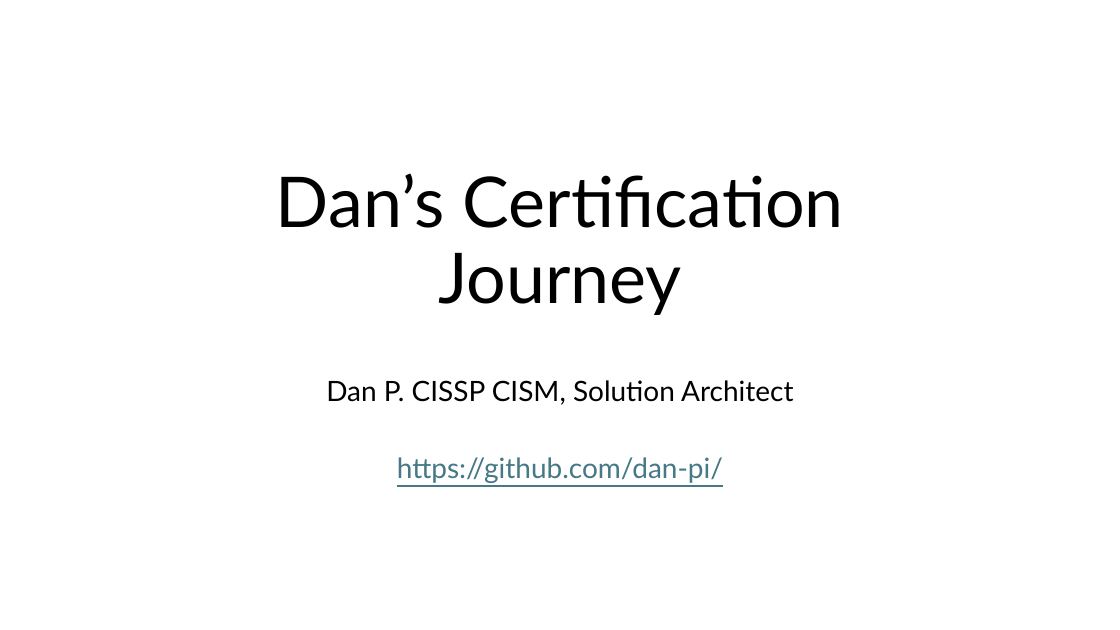
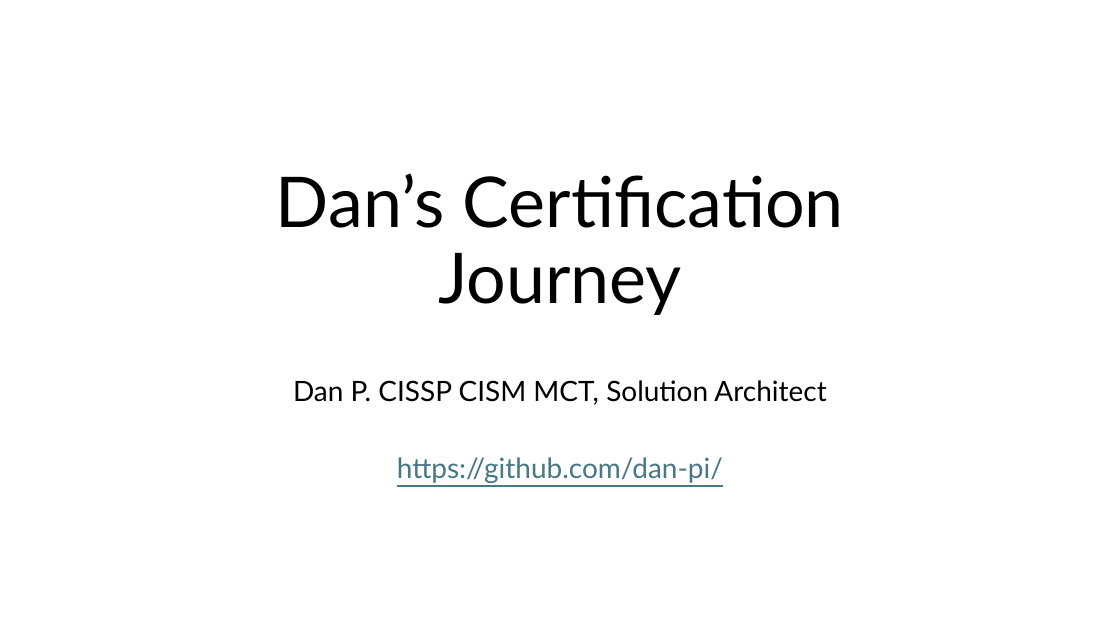
Before and after one commit to dan-pi/presentations, a slide deck: slide 1 of Dan’s Certification Journey - Part 1.pptx. Drawn at 1120x630 pixels with LibreOffice and Linux fonts; fonts in the diff are those of the drawing. Boxes give left, top, right and bottom in pixels: in the first picture for what was removed or moved away, otherwise in the second. Text is boxed around its words. In the diff, an @@ line names an element or a change of style, - is before the commit and + after.

```diff
--- a/Dan’s Certification Journey - Part 1.pptx
+++ b/Dan’s Certification Journey - Part 1.pptx
@@ subtitle at bbox=[293, 380, 826, 405]: text changed @@
-Dan P. CISSP CISM, Solution Architect
+Dan P. CISSP CISM MCT, Solution Architect
```
Also in this commit, not shown: 2 other slides changed.
